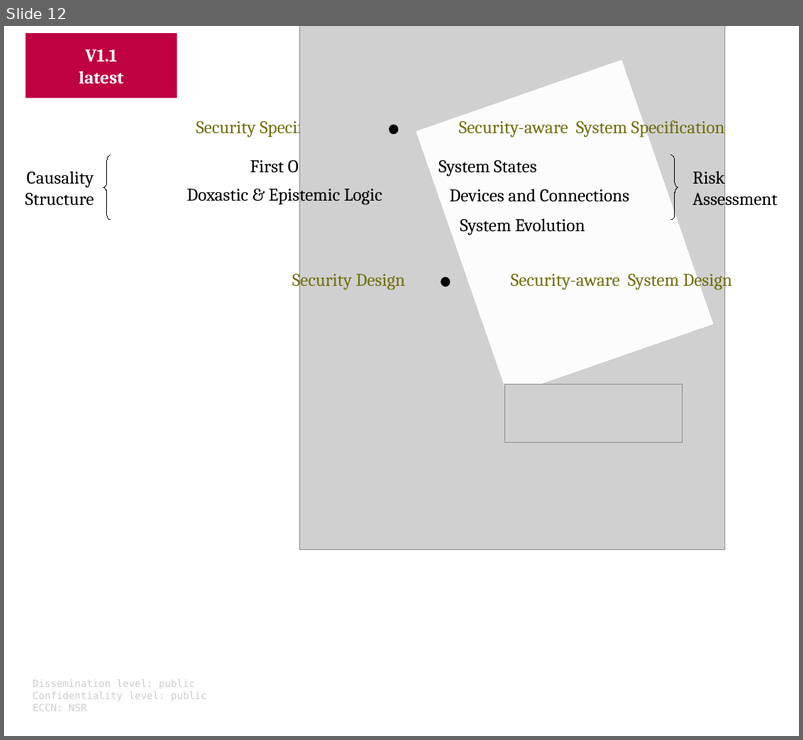
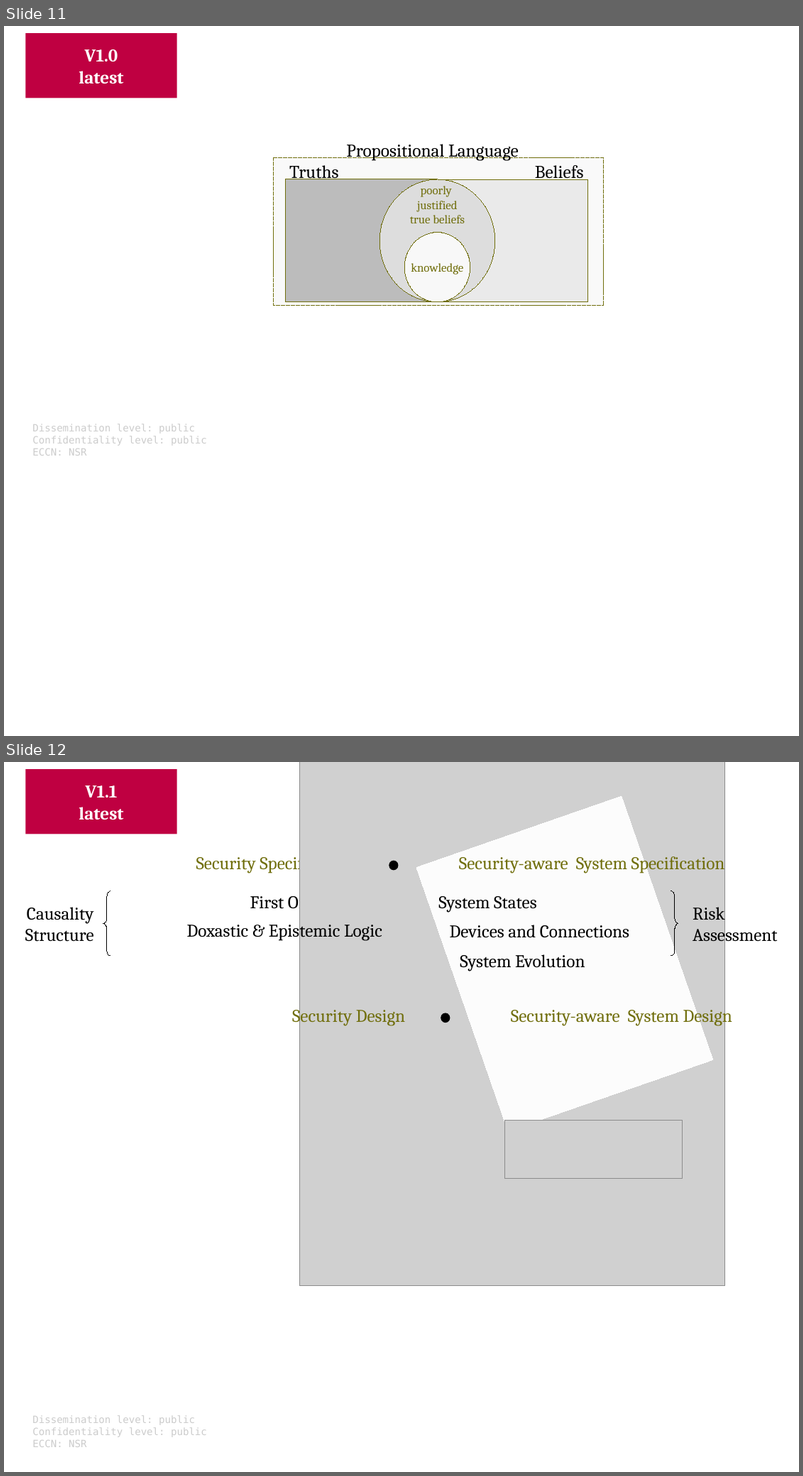
Before and after one commit to v-research/cybersecurity, a slide deck: images/v-research_images_v1.0.odp. Shown one above the other, each under a label of ours: slide 12 before the commit, slides 11 and 12 after it. The pictures are 803x740 and 803x1476 pixels, drawn with LibreOffice and Linux fonts; fonts in the diff are those of the drawing; grey boxes stand for pictures. Boxes give left, top, right and bottom in pixels: in the first picture for what was removed or moved away, otherwise in the second. Text is boxed around its words. In the diff, an @@ line names an element or a change of style, - is before the commit and + after.

```diff
--- a/images/v-research_images_v1.0.odp
+++ b/images/v-research_images_v1.0.odp
@@ slide 11 added at [4, 26, 799, 736], background #FFFFFF @@
@@ rectangle added at [25, 33, 177, 98], fill #BF0041, 17.9 pt, text #FFFFFF, bold @@
+V1.0
+latest
@@ text added at [346, 144, 519, 161], 18 pt, text #000000 @@
+Propositional Language
@@ rectangle added at [274, 158, 605, 306], fill #F9F9F9, outline #706E0C 0 pt @@
@@ text added at [289, 165, 338, 182], 18 pt, text #000000 @@
+Truths
@@ text added at [535, 165, 584, 180], 18 pt, text #000000 @@
+Beliefs
@@ rectangle added at [285, 179, 437, 302], fill #808080 at 50% opacity, outline #706E0C 0 pt @@
@@ ellipse added at [380, 179, 495, 302], fill #DDDDDD, outline #706E0C 0 pt @@
@@ text added at [410, 186, 465, 223], 12 pt, text #706E0C @@
+poorly
+justified
+true beliefs
@@ rectangle added at [437, 179, 588, 302], fill #DDDDDD at 50% opacity, outline #706E0C 0 pt @@
@@ ellipse added at [404, 233, 470, 302], fill #FFFFFF at 80% opacity, outline #706E0C 0 pt, 12 pt, text #706E0C @@
+knowledge
@@ text added at [32, 424, 207, 456], 10 pt, text #CCCCCC @@
+Dissemination level: public
+Confidentiality level: public
+ECCN: NSR
```
Also in this commit, not shown: 2 slides changed, 2 other slides added, 1 slide removed, 3 other files.
